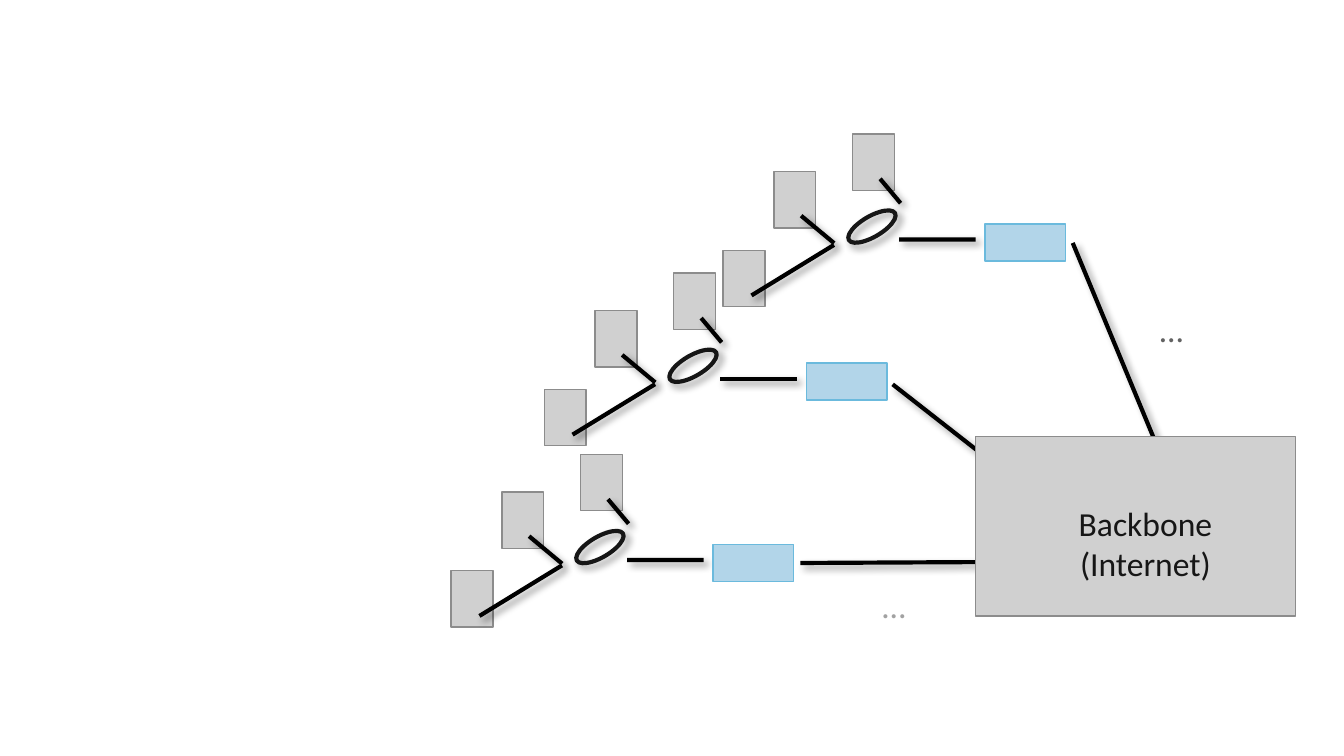
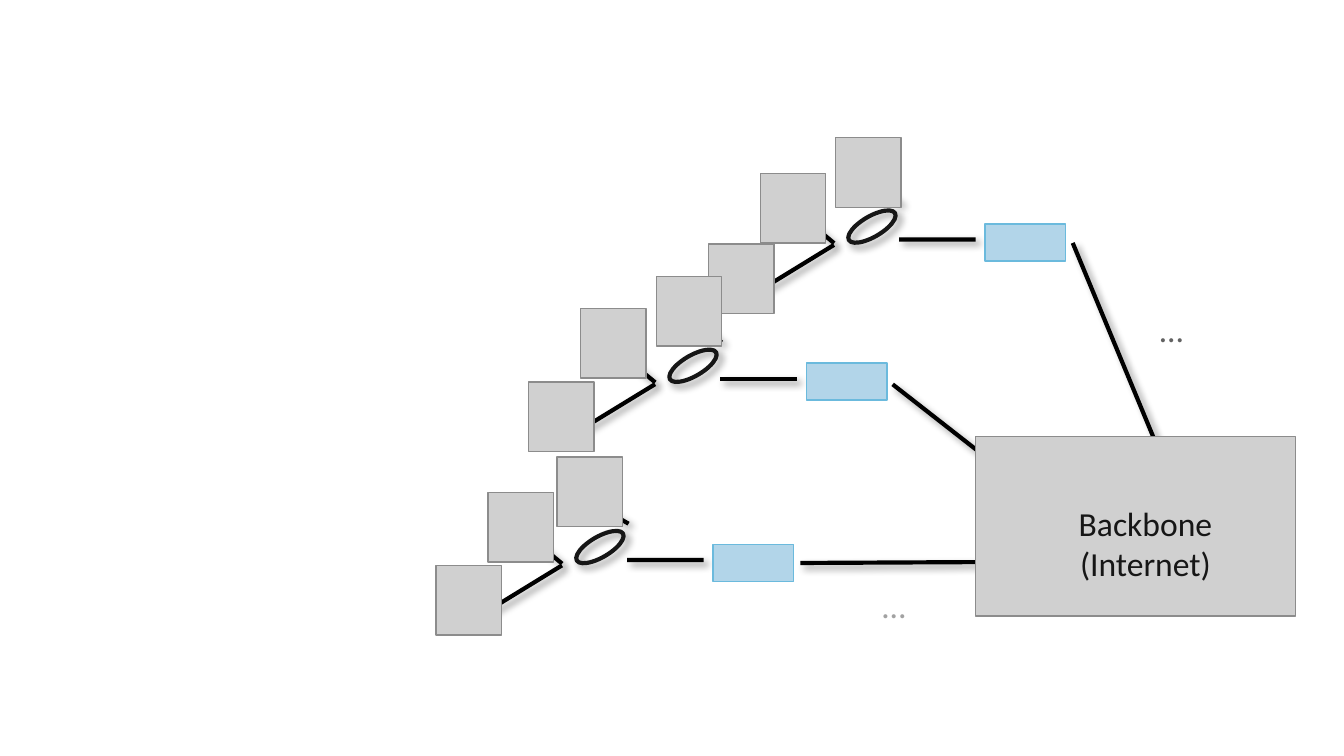
Before and after one commit to SystemsApproach/private5g, a slide deck: slide 1 of figures.pptx. Drawn at 1344x756 pixels with LibreOffice and Linux fonts; fonts in the diff are those of the drawing; grey boxes stand for pictures; background and template pictures are left out. Boxes give left, top, right and bottom in pixels: in the first picture for what was removed or moved away, otherwise in the second. Text is boxed around its words. In the diff, an @@ line names an element or a change of style, - is before the commit and + after.

```diff
--- a/figures.pptx
+++ b/figures.pptx
@@ picture added at (836,137,902,207) @@
@@ picture removed at (852,134,894,191) @@
@@ picture added at (761,173,827,243) @@
@@ picture removed at (774,172,816,228) @@
@@ line moved from (900, 203) - (880, 179) to (900, 203) - (878, 187) @@
@@ picture: place and size @@
-picture at (723,250,765,306)
+picture at (708,243,774,313)
@@ picture added at (656,277,722,347) @@
@@ picture removed at (673,273,715,329) @@
@@ picture: place and size @@
-picture at (595,310,637,367)
+picture at (581,308,646,378)
@@ line moved from (722, 343) - (702, 319) to (722, 343) - (698, 321) @@
@@ picture: place and size @@
-picture at (544,390,586,446)
+picture at (528,382,594,452)
@@ picture added at (556,457,622,527) @@
@@ picture removed at (581,454,622,511) @@
@@ picture: place and size @@
-picture at (501,492,543,548)
+picture at (488,492,554,562)
@@ line moved from (629, 524) - (607, 500) to (629, 524) - (599, 507) @@
@@ picture: place and size @@
-picture at (452,571,493,628)
+picture at (435,566,501,636)
```
Also in this commit, not shown: 15 other slides changed, 13 slides removed, 46 other files.
